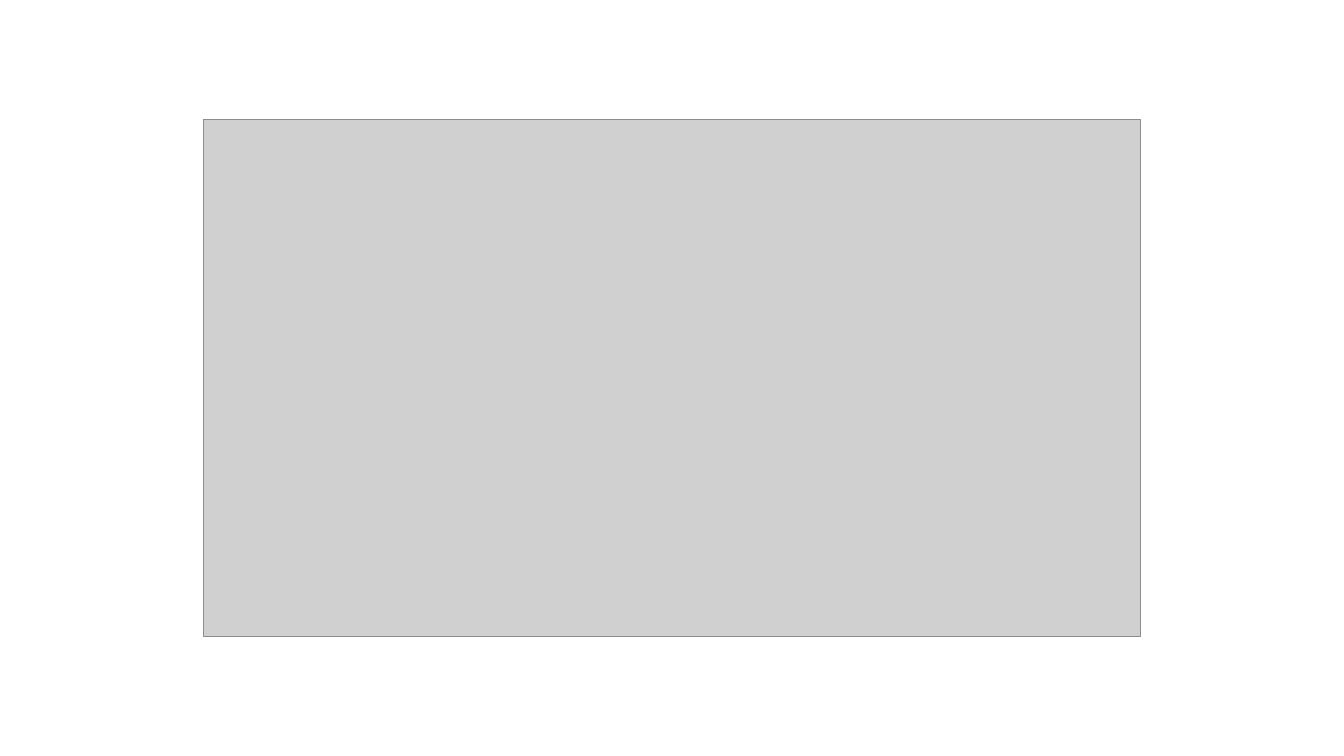
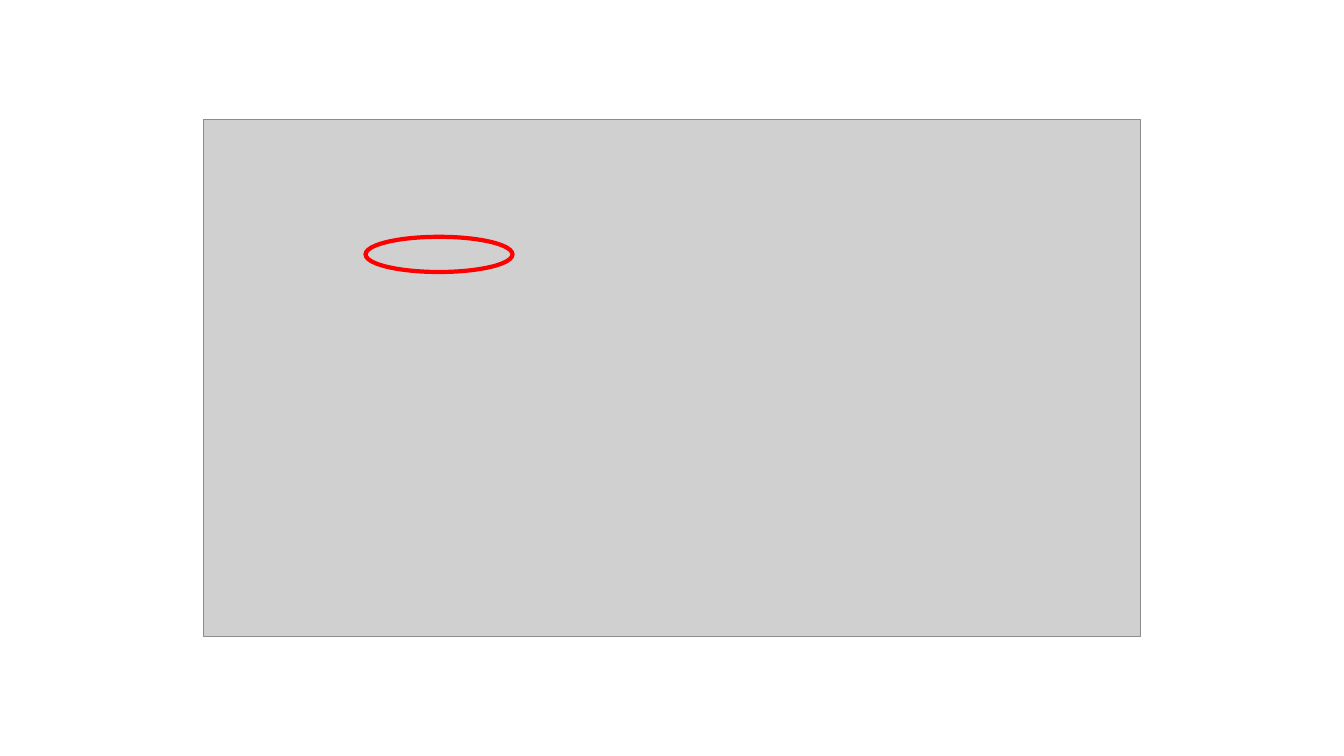
Before and after one commit to pwilmart/PAW_pipeline, a slide deck: slide 22 of histo_GUI_guide.pptx. Drawn at 1344x756 pixels with LibreOffice and Linux fonts; fonts in the diff are those of the drawing; grey boxes stand for pictures. Boxes give left, top, right and bottom in pixels: in the first picture for what was removed or moved away, otherwise in the second. Text is boxed around its words. In the diff, an @@ line names an element or a change of style, - is before the commit and + after.

```diff
--- a/histo_GUI_guide.pptx
+++ b/histo_GUI_guide.pptx
@@ ellipse added at bbox=[366, 237, 513, 272], outline #FF0000 3 pt @@
```
Also in this commit, not shown: 5 other slides changed, 10 slides added, 10 slides removed, 2 other files.
